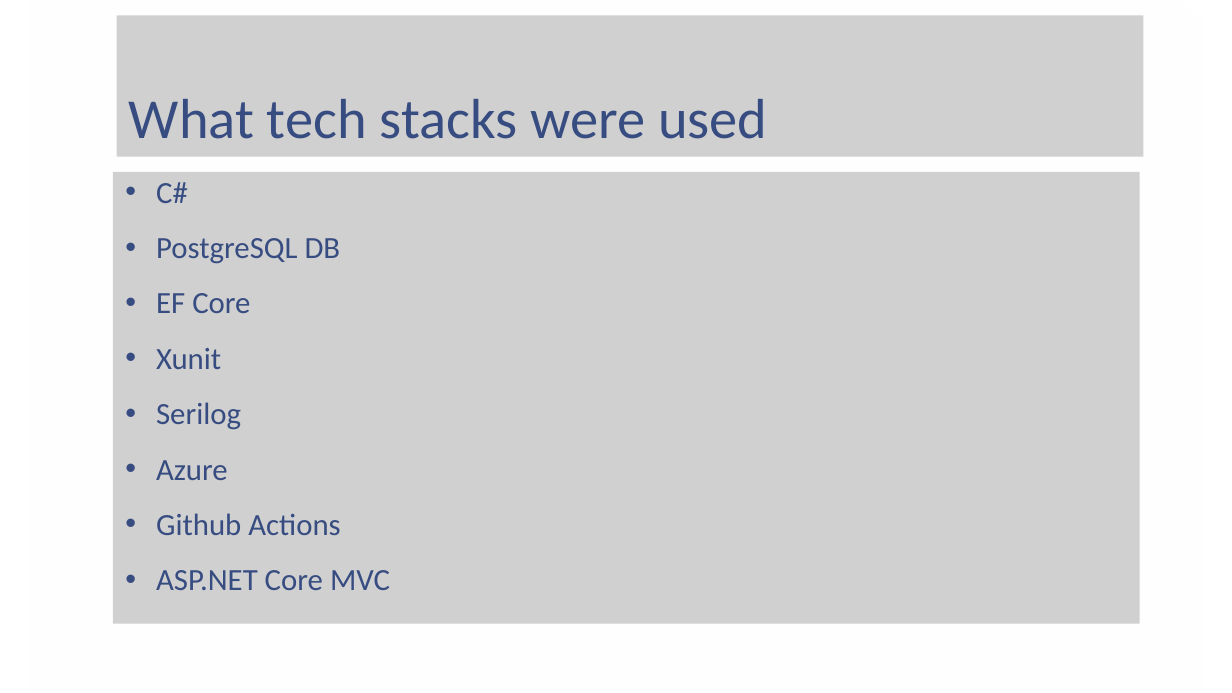
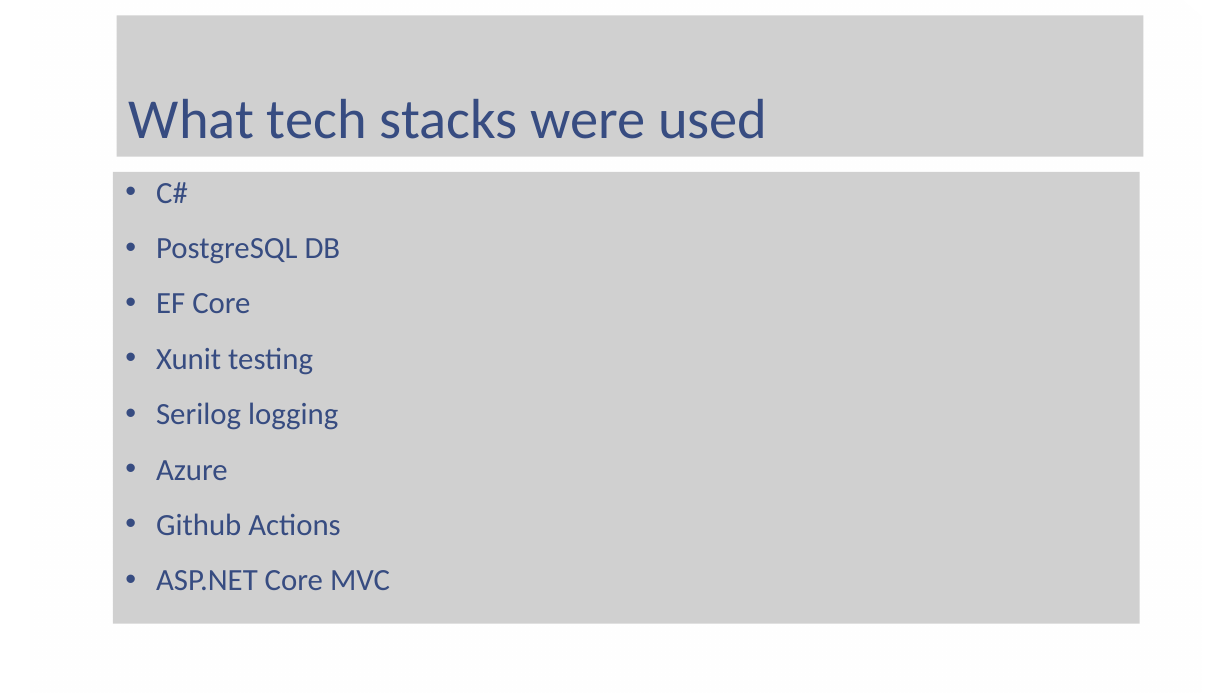
Before and after one commit to 210913-USF-NET/Mariya-Project-1, a slide deck: slide 2 of Readers Requests Corner.pptm. Drawn at 1232x693 pixels with LibreOffice and Linux fonts; fonts in the diff are those of the drawing; grey boxes stand for pictures; background and template pictures are left out. Boxes give left, top, right and bottom in pixels: in the first picture for what was removed or moved away, otherwise in the second. Text is boxed around its words. In the diff, an @@ line names an element or a change of style, - is before the commit and + after.

```diff
--- a/Readers Requests Corner.pptm
+++ b/Readers Requests Corner.pptm
@@ text in picture at (x1=156, y1=348, x2=338, y2=430): text changed @@
-• Xunit
-• Serilog
+• Xunit testing
+• Serilog logging
```
Also in this commit, not shown: 1 other slide changed, 39 other files.
